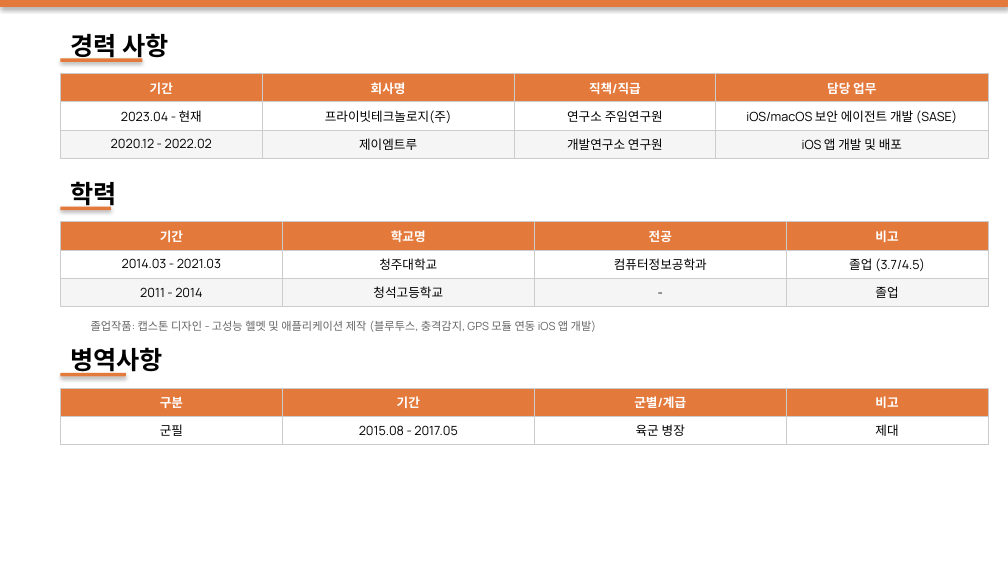
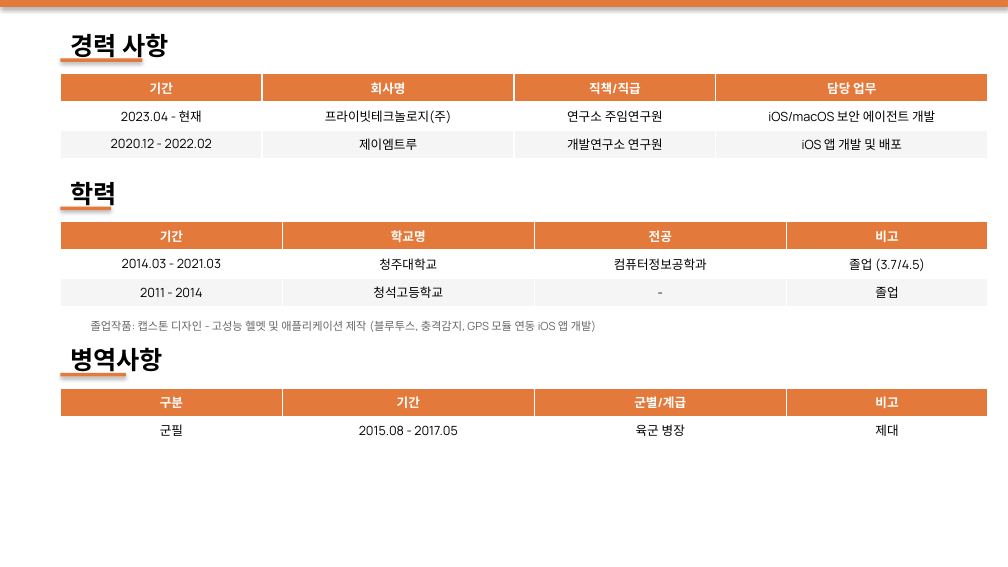
Before and after one commit to binstorage/binstorage.github.io, a slide deck: slide 2 of _private/이력서.pptx. Drawn at 1008x567 pixels with LibreOffice and Linux fonts; fonts in the diff are those of the drawing. Boxes give left, top, right and bottom in pixels: in the first picture for what was removed or moved away, otherwise in the second. Text is boxed around its words. In the diff, an @@ line names an element or a change of style, - is before the commit and + after.

```diff
--- a/_private/이력서.pptx
+++ b/_private/이력서.pptx
@@ table at [60, 74, 988, 158] @@
-row 2, column 4: iOS/macOS 보안 에이전트 개발 (SASE)
+row 2, column 4: iOS/macOS 보안 에이전트 개발
@@ borders changed @@
@@ table at [60, 222, 988, 306] @@
@@ borders changed @@
@@ table at [60, 388, 988, 445] @@
@@ borders changed @@
```
Also in this commit, not shown: 1 other slide changed, 6 other files.
